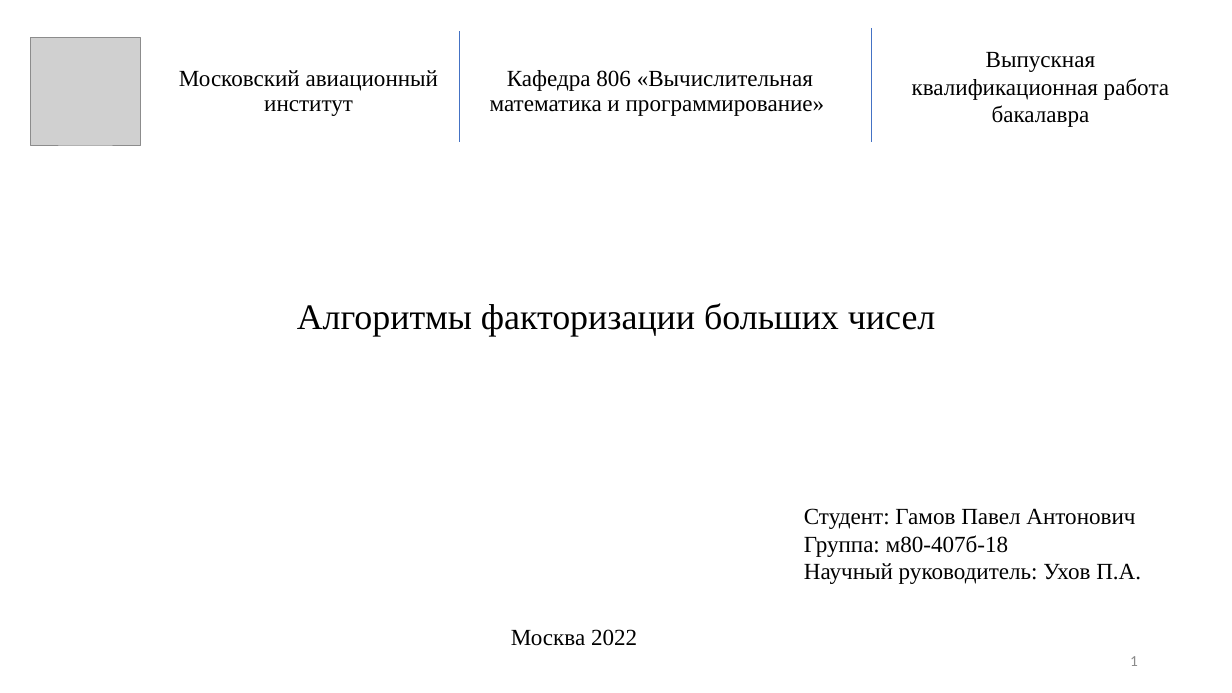
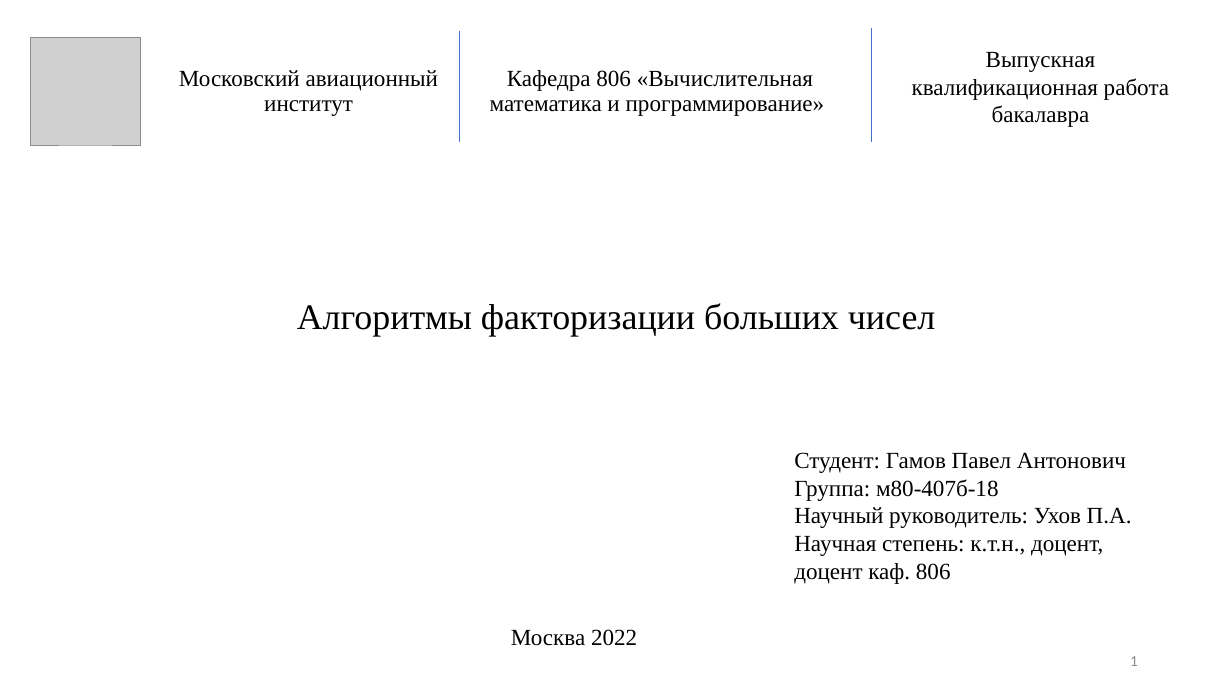
Before and after one commit to pagamov/VKR, a slide deck: slide 1 of Гамов Павел Диплом.pptx. Drawn at 1232x693 pixels with LibreOffice and Linux fonts; fonts in the diff are those of the drawing; grey boxes stand for pictures. Boxes give left, top, right and bottom in pixels: in the first picture for what was removed or moved away, otherwise in the second. Text is boxed around its words. In the diff, an @@ line names an element or a change of style, - is before the commit and + after.

```diff
--- a/Гамов Павел Диплом.pptx
+++ b/Гамов Павел Диплом.pptx
@@ text "Студент: Гамов Павел Антонович": place and size @@
-text "Студент: Гамов Павел Антонович" at bbox=[804, 508, 1141, 584]
+text "Студент: Гамов Павел Антонович" at bbox=[794, 452, 1132, 584]
@@ text at bbox=[794, 536, 1103, 584]: paragraph added @@
+Научная степень: к.т.н., доцент, доцент каф. 806
```
Also in this commit, not shown: 1 other slide changed, 4 other files.
